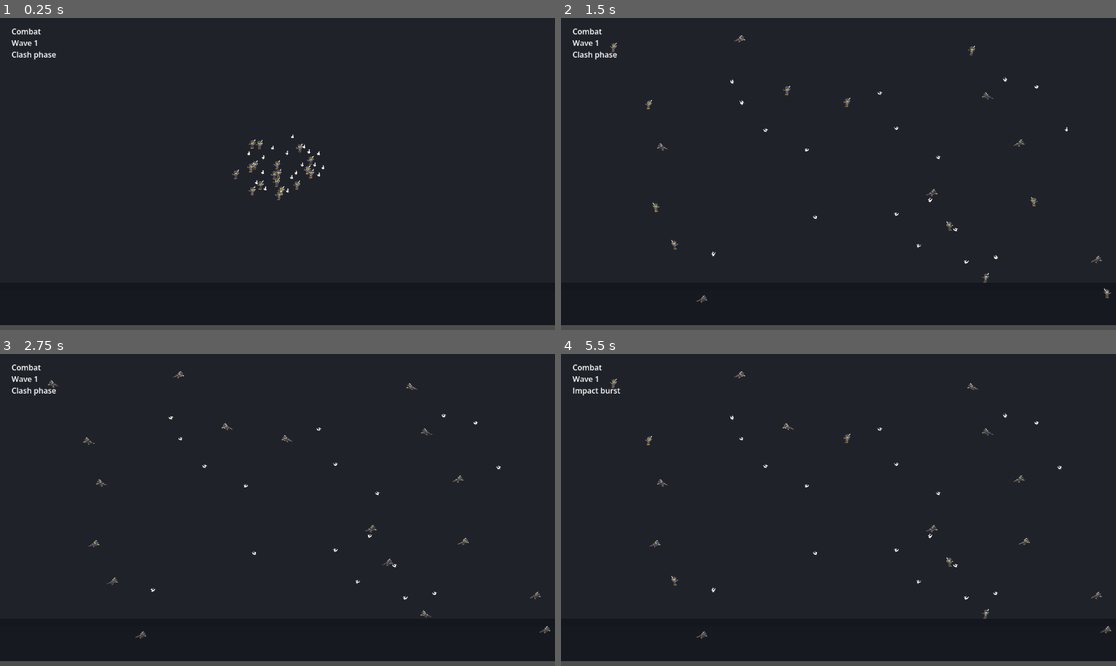
Above: before the commit, frames 1-4 (two rows, left to right).
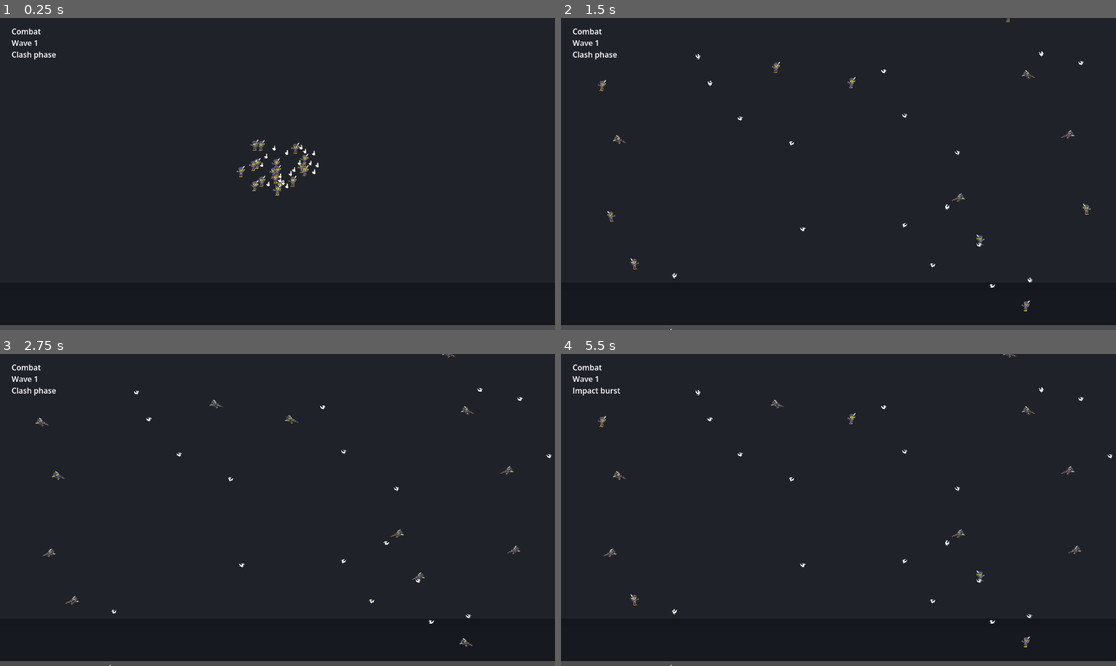
Above: after the commit, the same moments.

Repository: changingzhao-cpu/demo
Game: Godot game, scene res://scenes/main/main_scene.tscn
Same seed, same stepped clock (60 frames per second), same inputs: the game is played once before the commit and once after it.
Inputs (mouse positions are in pixels of both pictures, inside the frame that each line leads up to):
- Up to frame 1 (0.25 s): no input
- Up to frame 2 (1.5 s): tap Enter at 0.5, 0.6 s; move the mouse to (960, 158) at 0.52 s; click (960, 158) at 0.67 s; move the mouse to (727, 189) at 1.27 s; tap Keypad Enter at 1.35 s; click (727, 189) at 1.42 s
- Up to frame 3 (2.75 s): move the mouse to (333, 441) at 2.02 s; tap Enter at 2.1 s; click (333, 441) at 2.17 s
- Up to frame 4 (5.5 s): tap Space at 2.75, 5 s; move the mouse to (810, 572) at 2.77 s; tap Keypad Enter at 2.85, 4.35 s; click (810, 572) at 2.92 s; move the mouse to (1005, 556) at 3.52 s; tap Enter at 3.6, 4.25, 5.1 s; click (1005, 556) at 3.67 s; move the mouse to (672, 463) at 4.27 s; click (672, 463) at 4.42 s; move the mouse to (866, 510) at 5.02 s; click (866, 510) at 5.17 s

The runs differ from the first frame. In frame 1, 0.8% of the frame differs, in the area x 41-59%, y 37-59%; in frame 2, 1.0%, in the area x 6-100%, y 0-100%; in frame 3, 0.9%; in frame 4, 1.0%.

Commit message:
Push initialization framing closer to the reference.
Increase first-frame screen occupancy, tighten the randomized unit mass, and enlarge base unit scales so the opening cluster reads closer to the target composition.

Co-Authored-By: Claude Sonnet 4.6 (1M context) <noreply@anthropic.com>

Diff:
--- a/scripts/battle/battle_scene_runtime.gd
+++ b/scripts/battle/battle_scene_runtime.gd
@@ -1,12 +1,12 @@
 extends Node2D
 
 const EffectPoolScript = preload("res://scripts/presentation/effect_pool.gd")
-const SCREEN_CENTER := Vector2(640.0, 392.0)
-const SCREEN_SCALE := Vector2(62.0, 44.0)
-const INIT_DISPLAY_COUNT := 36
-const INIT_REGION_RADIUS := Vector2(96.0, 64.0)
-const INIT_MIN_DISTANCE := 8.0
-const INIT_JITTER := 3.0
+const SCREEN_CENTER := Vector2(640.0, 388.0)
+const SCREEN_SCALE := Vector2(78.0, 56.0)
+const INIT_DISPLAY_COUNT := 42
+const INIT_REGION_RADIUS := Vector2(82.0, 56.0)
+const INIT_MIN_DISTANCE := 6.0
+const INIT_JITTER := 2.0
 const INIT_HOLD_SECONDS := 1.2
 
 @onready var _controller = $BattleController
--- a/scripts/presentation/unit_view.gd
+++ b/scripts/presentation/unit_view.gd
@@ -19,8 +19,8 @@
 const SOLDIER_ATTACK_TEXTURE = preload("res://assets/battle/units/soldier_attack.png")
 const GOOSE_IDLE_TEXTURE = preload("res://assets/battle/units/goose_idle.png")
 const GOOSE_ATTACK_TEXTURE = preload("res://assets/battle/units/goose_attack.png")
-const SOLDIER_SCALE := Vector2(0.22, 0.22)
-const GOOSE_SCALE := Vector2(0.11, 0.11)
+const SOLDIER_SCALE := Vector2(0.26, 0.26)
+const GOOSE_SCALE := Vector2(0.13, 0.13)
 
 const VISUAL_STATE_IDLE := 0
 const VISUAL_STATE_ATTACK := 1
